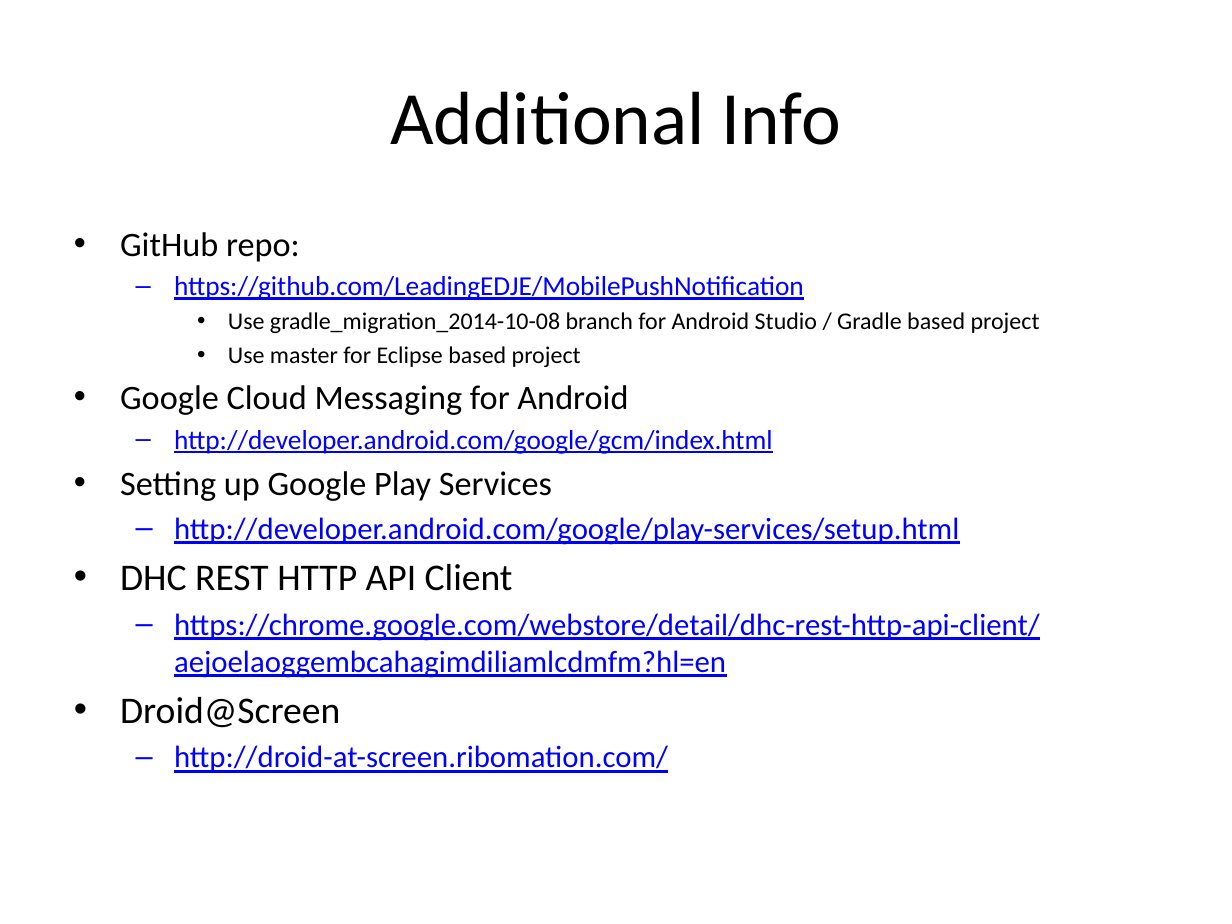
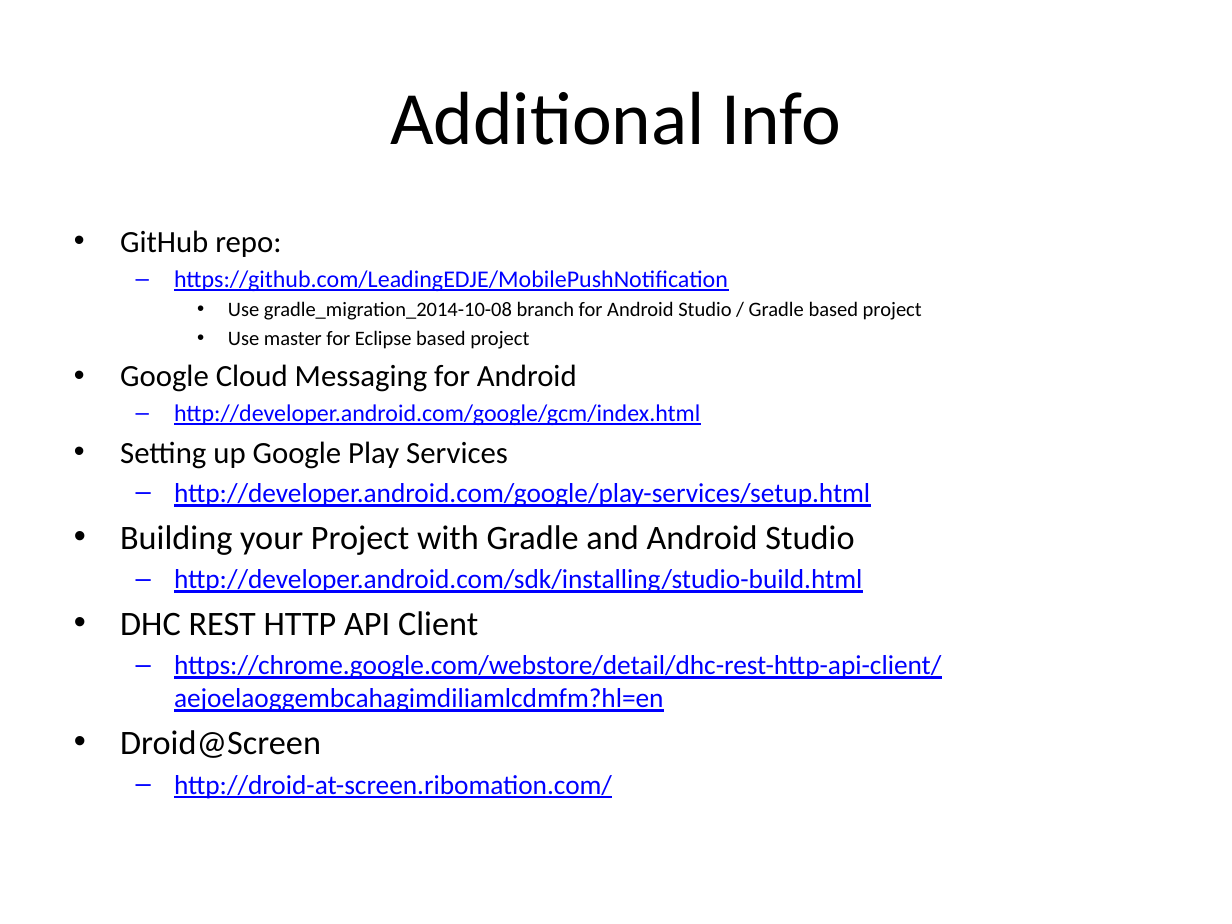
Before and after one commit to LeadingEDJE/MobilePushNotification, a slide deck: slide 20 of Implementing Push Notification in Android.pptx. Drawn at 1232x924 pixels with LibreOffice and Linux fonts; fonts in the diff are those of the drawing; background and template pictures are left out. Boxes give left, top, right and bottom in pixels: in the first picture for what was removed or moved away, otherwise in the second. Text is boxed around its words. In the diff, an @@ line names an element or a change of style, - is before the commit and + after.

Commit message:
Additional changes for Columbus Code Camp 2014

```diff
--- a/Implementing Push Notification in Android.pptx
+++ b/Implementing Push Notification in Android.pptx
@@ text at bbox=[120, 230, 941, 799]: size 20 to 18 pt in "GitHub repo:", "Google Cloud Messaging for Android", "Setting up Google Play Services"; size 16 to 14 pt in "https://github.com/LeadingEDJE/MobilePushNotification", "http://developer.android.com/google/gcm/index.html"; size 14 to 12 pt in "Use gradle_migration_2014-10-08 branch for Android Studio / ...", "Use master for Eclipse based project"; size 18 to 16 pt in "http://developer.android.com/google/play-services/setup.html", "https://chrome.google.com/webstore/detail/dhc-rest-http-api- ...", "http://droid-at-screen.ribomation.com/"; size 22 to 20 pt in "DHC REST HTTP API Client", "Droid@Screen" @@
@@ text at bbox=[120, 525, 862, 593]: paragraphs added @@
+• Building your Project with Gradle and Android Studio
+  – http://developer.android.com/sdk/installing/studio-build.html
```
Also in this commit, not shown: 10 other slides changed, 3 other files.
